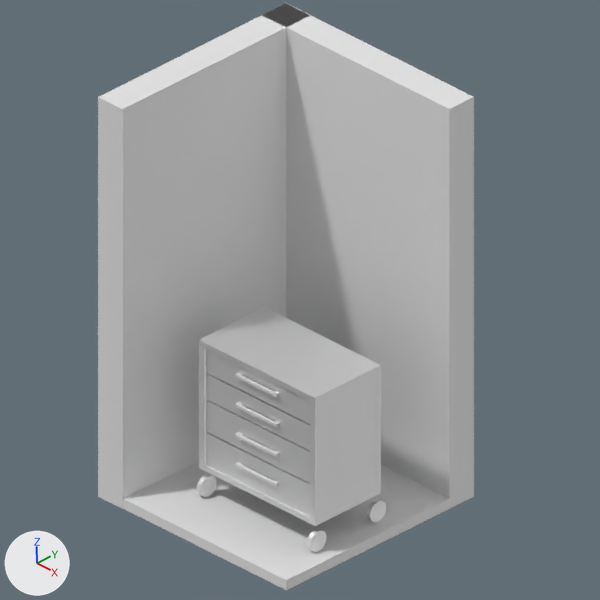
What one commit did to the Blender file isometricRoom.blend.
Before and after are seen from the file's camera 'Camera.001'. The axes (+X, +Y, +Z) are drawn at lower left. The lights are the same throughout.

Objects in the first picture: 'Cube.001', 'Cylinder.008', 'Floor', 'Trolley', 'Wall.NESW.short', 'Wall.NESW.short.001'.
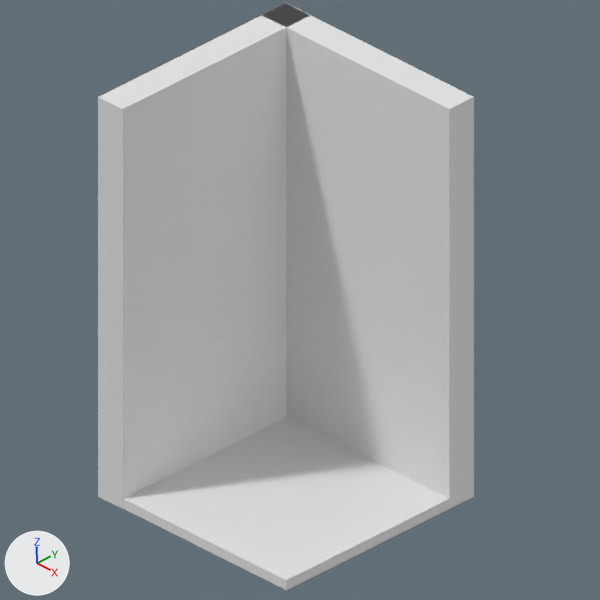
Location of each change, [x1, y1, x2, y2] in pixels of the pictures (600 x 600 px):
'Trolley', hidden: before [199, 307, 381, 526]
'Cylinder.008', hidden: before [197, 474, 386, 552]
'Cube.001', hidden: before [235, 373, 280, 487]

Patch to the scene script:
```diff
--- a/isometricRoom.blend.py
+++ b/isometricRoom.blend.py
@@ ob_cube_001 @@
 _m = ob_cube_001.modifiers.new('Array', 'ARRAY')
 _m.relative_offset_displace = (0.0, 0.0, 10.8)
+ob_cube_001.hide_set(True)  # its collection is switched off
@@ ob_cylinder_008 @@
 _m = ob_cylinder_008.modifiers.new('Array.001', 'ARRAY')
 _m.relative_offset_displace = (0.0, 0.0, -24.9)
+ob_cylinder_008.hide_set(True)  # its collection is switched off
@@ ob_trolley @@
 ob_trolley.scale = (1.96, 1.66, 1.96)
+ob_trolley.hide_set(True)  # its collection is switched off
```
